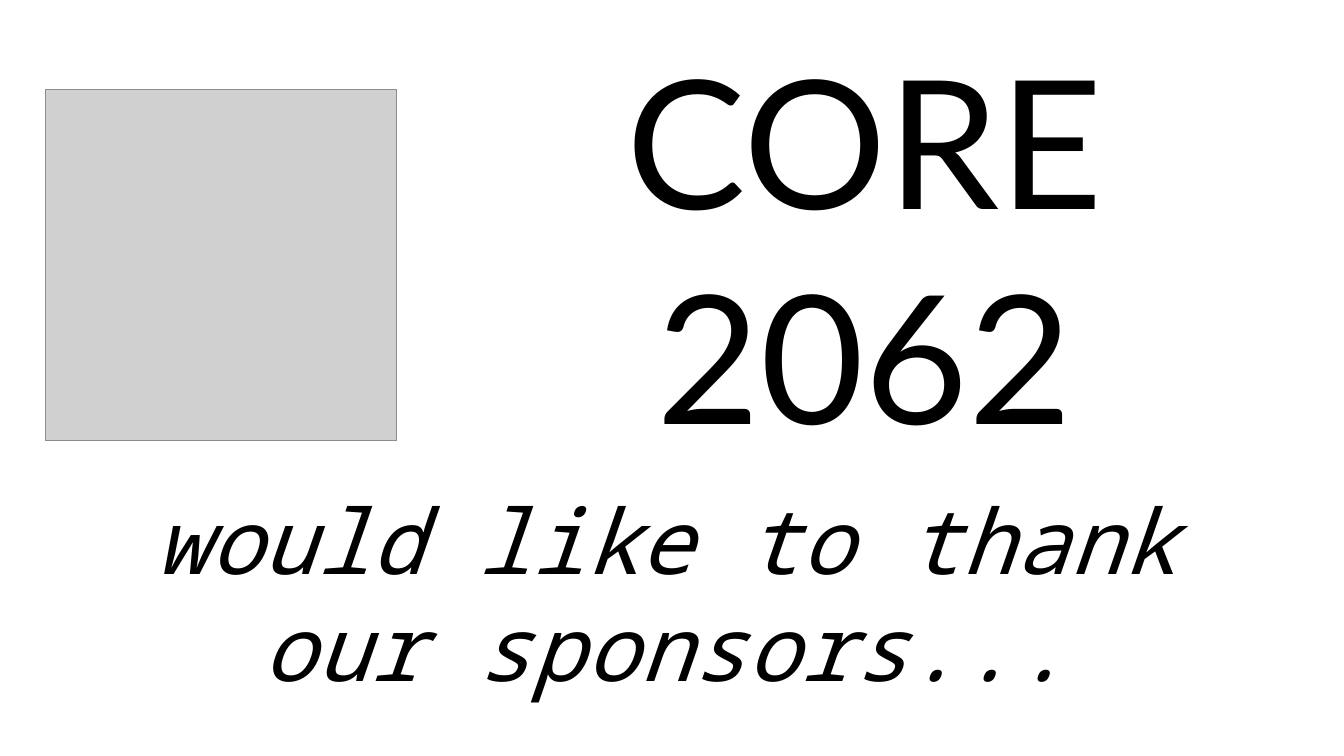
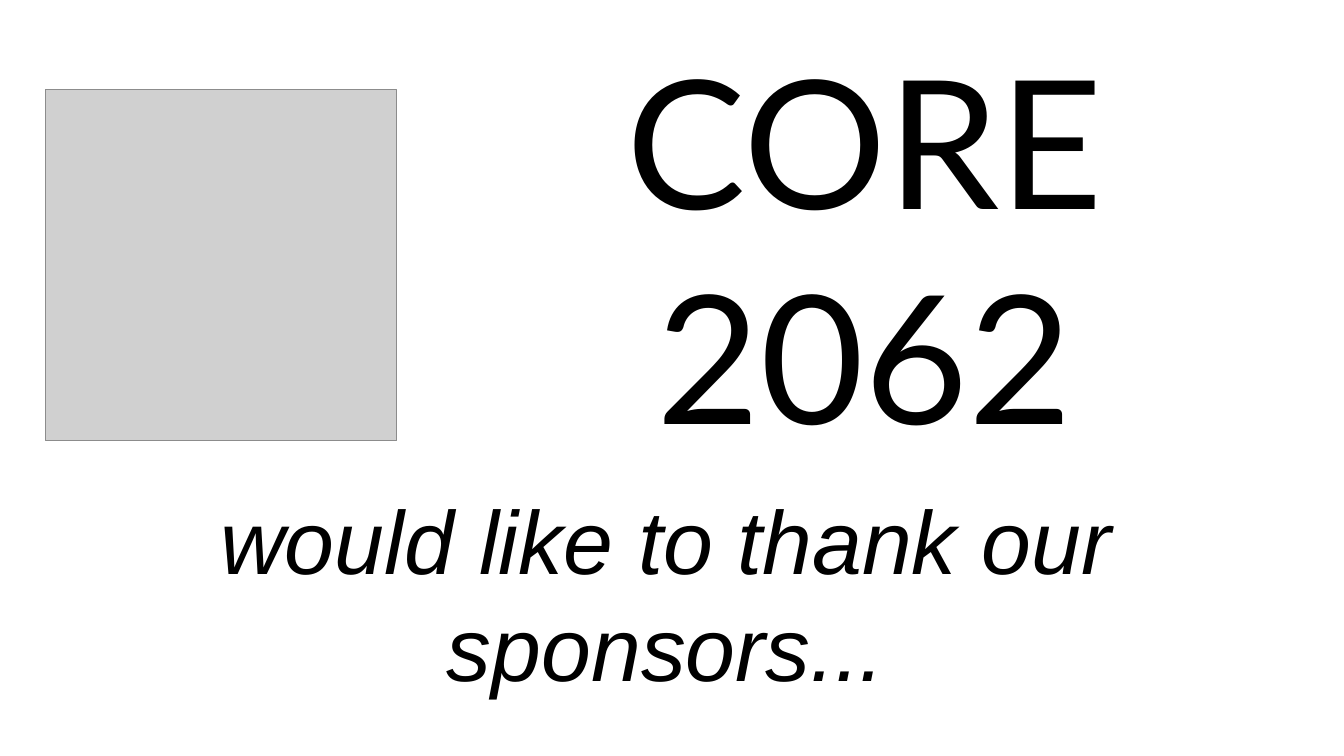
Before and after one commit to core2062/CORE2017-Vision, a slide deck: slide 1 of pitDisplay/slides.odp. Drawn at 1344x756 pixels with LibreOffice and Linux fonts; fonts in the diff are those of the drawing; grey boxes stand for pictures. Boxes give left, top, right and bottom in pixels: in the first picture for what was removed or moved away, otherwise in the second. Text is boxed around its words. In the diff, an @@ line names an element or a change of style, - is before the commit and + after.

Commit message:
Modified pit display presentation

```diff
--- a/pitDisplay/slides.odp
+++ b/pitDisplay/slides.odp
@@ text "would like to thank our ..." at box(220, 509, 1111, 697): font Noto Sans Mono to Arial @@
```
Also in this commit, not shown: 1 other file.
